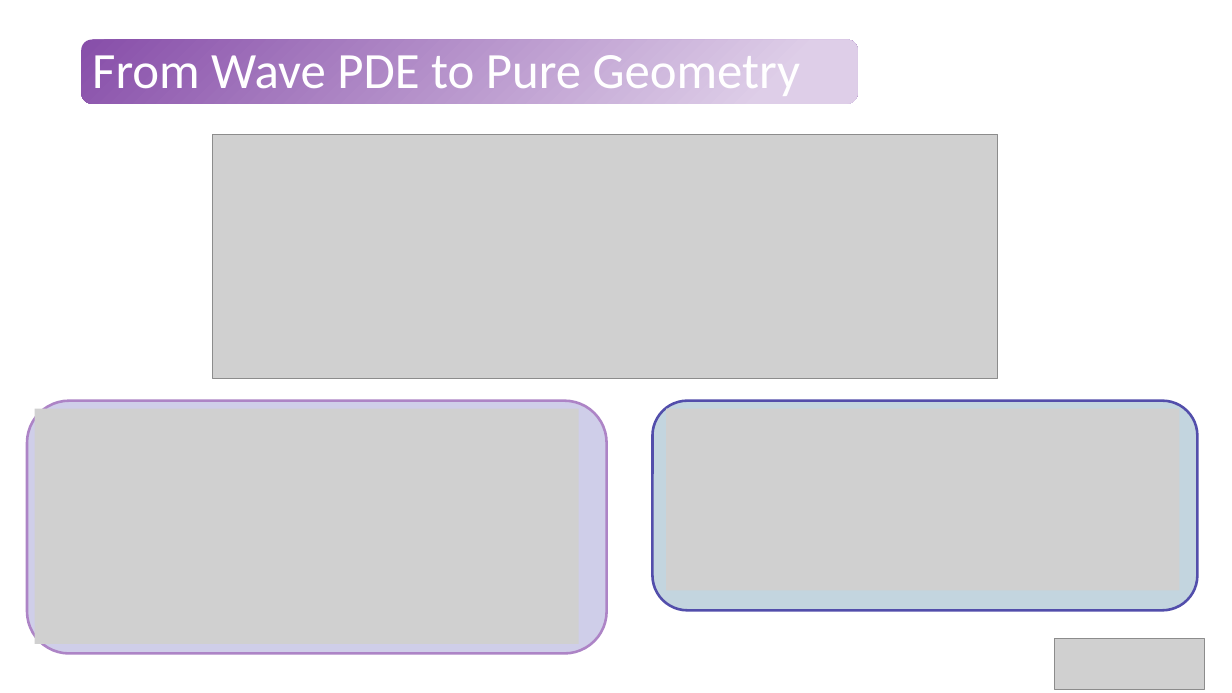
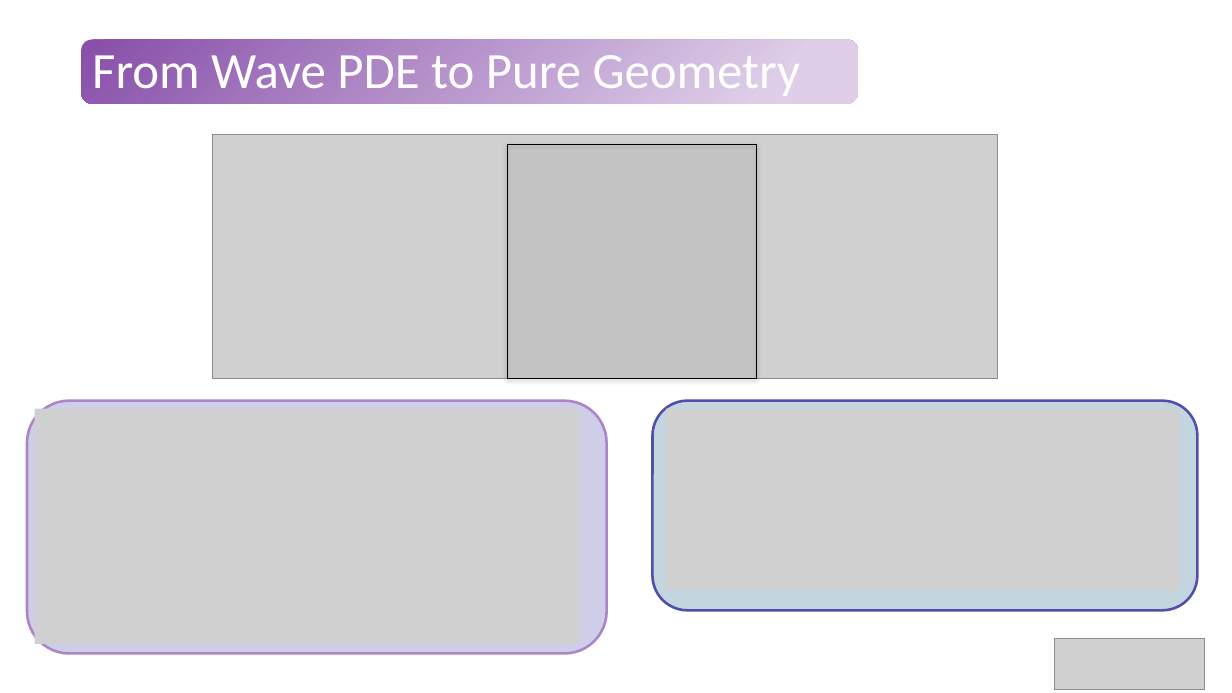
Before and after one commit to Tavi681/PoliPhysics, a slide deck: slide 15 of Tema 2/paper/Tema2.pptx (slide 10 before the commit). Drawn at 1232x693 pixels with LibreOffice and Linux fonts; fonts in the diff are those of the drawing; grey boxes stand for pictures. Boxes give left, top, right and bottom in pixels: in the first picture for what was removed or moved away, otherwise in the second. Text is boxed around its words. In the diff, an @@ line names an element or a change of style, - is before the commit and + after.

```diff
--- a/Tema 2/paper/Tema2.pptx
+++ b/Tema 2/paper/Tema2.pptx
@@ rectangle added at bbox=[507, 144, 757, 379], fill #BFBFBF at 13% opacity, outline #000000 0.75 pt @@
```
Also in this commit, not shown: 9 other slides changed, 12 slides added, 2 slides removed.
